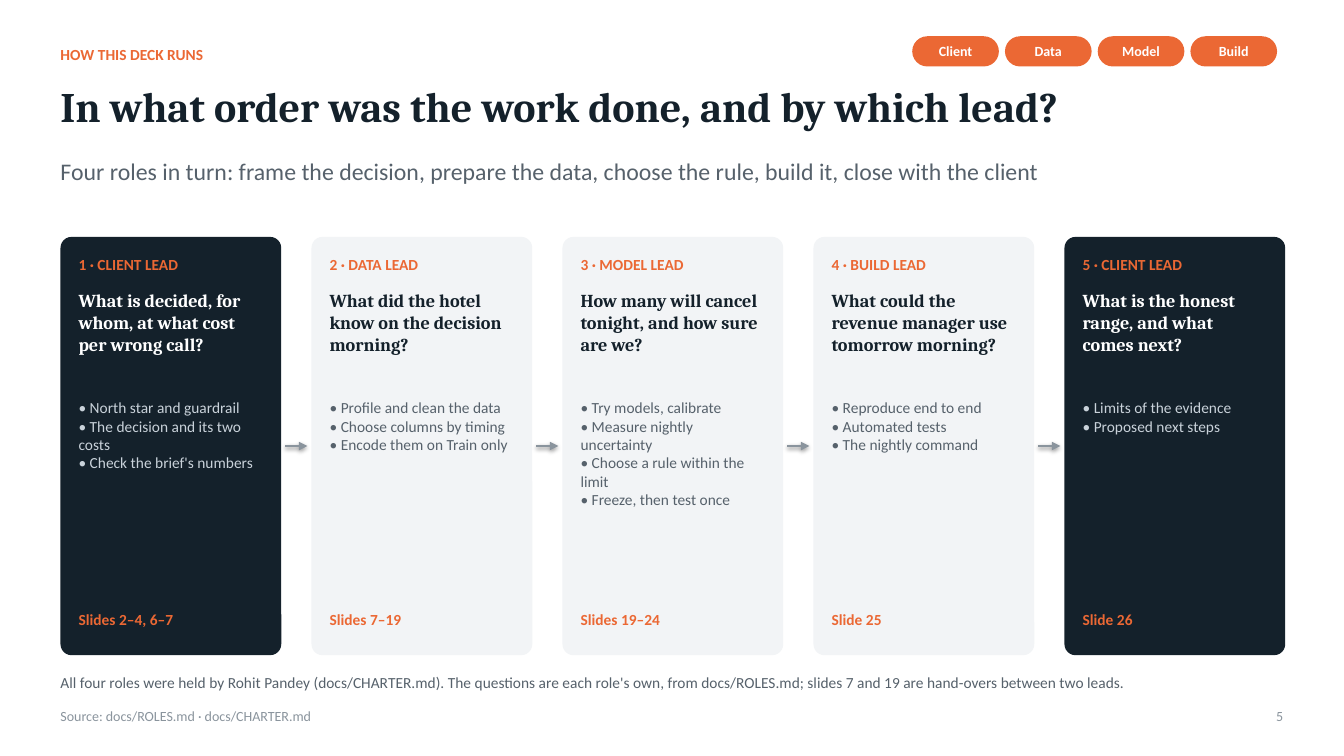
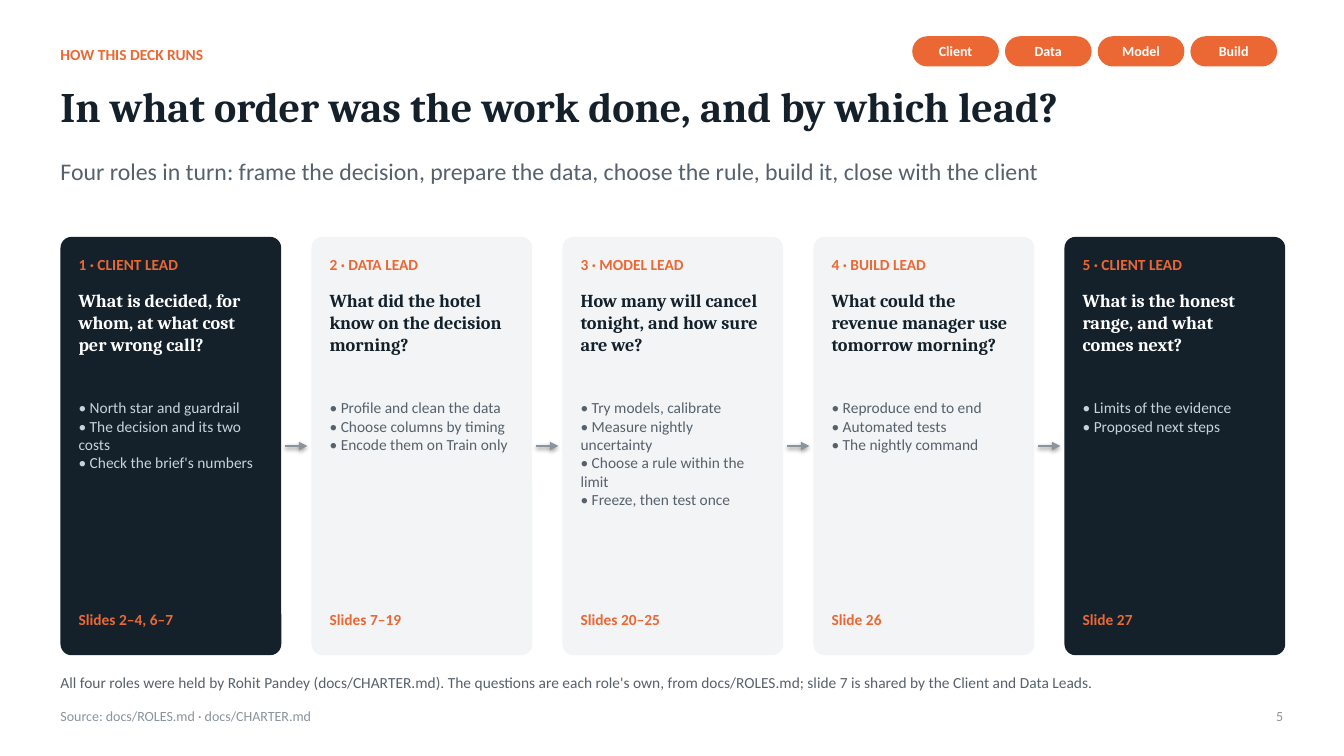
Before and after one commit to rohitpandeyai-star/IIT_GN_W06, a slide deck: slide 5 of Hotel_Overbooking_Deck_By_Lead.pptx. Drawn at 1344x756 pixels with LibreOffice and Linux fonts; fonts in the diff are those of the drawing. Boxes give left, top, right and bottom in pixels: in the first picture for what was removed or moved away, otherwise in the second. Text is boxed around its words. In the diff, an @@ line names an element or a change of style, - is before the commit and + after.

```diff
--- a/Hotel_Overbooking_Deck_By_Lead.pptx
+++ b/Hotel_Overbooking_Deck_By_Lead.pptx
@@ text at [581, 614, 660, 625]: text changed @@
-Slides 19–24
+Slides 20–25
@@ text at [832, 614, 882, 625]: text changed @@
-Slide 25
+Slide 26
@@ text at [1083, 614, 1133, 625]: text changed @@
-Slide 26
+Slide 27
@@ text at [60, 677, 1092, 691]: text changed @@
-All four roles were held by Rohit Pandey (docs/CHARTER.md). The questions are each role's own, from docs/ROLES.md; slides 7 and 19 are hand-overs between two leads.
+All four roles were held by Rohit Pandey (docs/CHARTER.md). The questions are each role's own, from docs/ROLES.md; slide 7 is shared by the Client and Data Leads.
```
Also in this commit, not shown: 6 other slides changed, 2 slides added, 1 slide removed, 1 other file.
